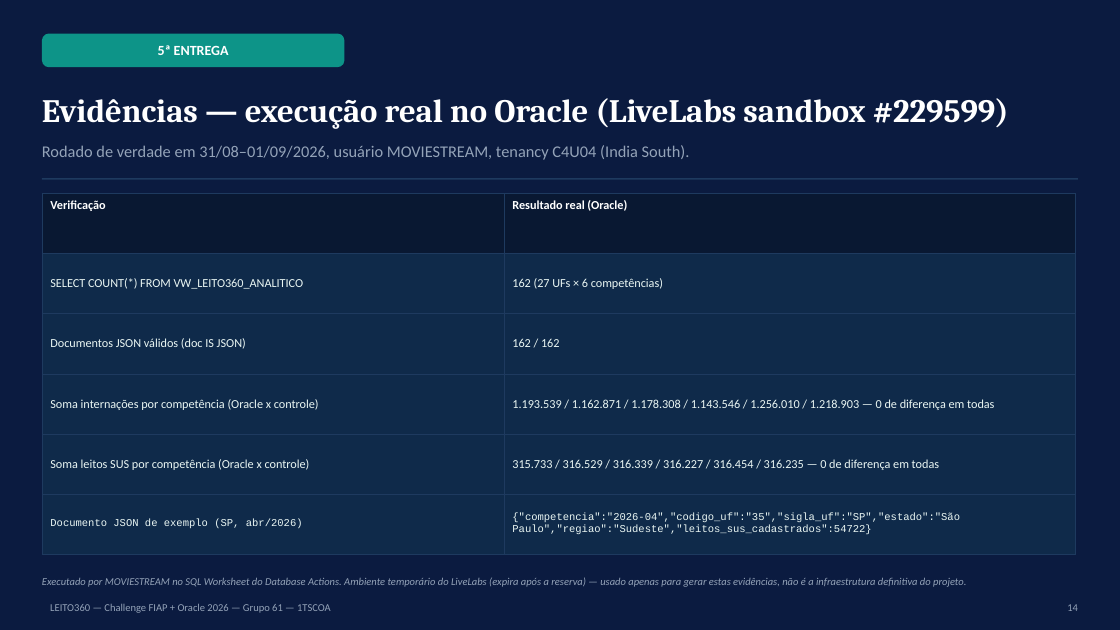
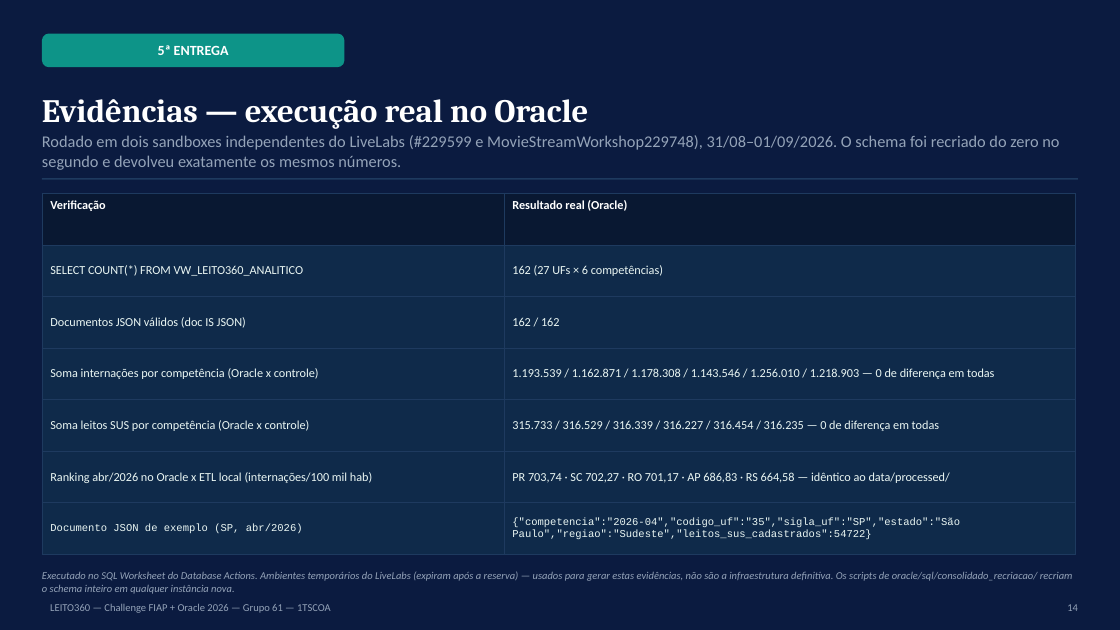
Before and after one commit to gabriellive1817-stack/Leito_360, a slide deck: slide 14 of EC_Sprint_2_1TSCOA_EvidenciasConstrucao_LEITO360_GRUPO61.pptx. Drawn at 1120x630 pixels with LibreOffice and Linux fonts; fonts in the diff are those of the drawing. Boxes give left, top, right and bottom in pixels: in the first picture for what was removed or moved away, otherwise in the second. Text is boxed around its words. In the diff, an @@ line names an element or a change of style, - is before the commit and + after.

```diff
--- a/EC_Sprint_2_1TSCOA_EvidenciasConstrucao_LEITO360_GRUPO61.pptx
+++ b/EC_Sprint_2_1TSCOA_EvidenciasConstrucao_LEITO360_GRUPO61.pptx
@@ text at [42, 99, 588, 129]: text changed @@
-Evidências — execução real no Oracle (LiveLabs sandbox #229599)
+Evidências — execução real no Oracle
@@ text at [42, 135, 1059, 170]: text changed @@
-Rodado de verdade em 31/08–01/09/2026, usuário MOVIESTREAM, tenancy C4U04 (India South).
+Rodado em dois sandboxes independentes do LiveLabs (#229599 e MovieStreamWorkshop229748), 31/08–01/09/2026. O schema foi recriado do zero no segundo e devolveu exatamente os mesmos números.
@@ table at [42, 193, 1075, 555] @@
+row 6: Ranking abr/2026 no Oracle x ETL local (internações/100 mil hab) | PR 703,74 · SC 702,27 · RO 701,17 · AP 686,83 · RS 664,58 — idêntico ao data/processed/
@@ text at [42, 571, 1073, 594]: text changed @@
-Executado por MOVIESTREAM no SQL Worksheet do Database Actions. Ambiente temporário do LiveLabs (expira após a reserva) — usado apenas para gerar estas evidências, não é a infraestrutura definitiva do projeto.
+Executado no SQL Worksheet do Database Actions. Ambientes temporários do LiveLabs (expiram após a reserva) — usados para gerar estas evidências, não são a infraestrutura definitiva. Os scripts de oracle/sql/consolidado_recriacao/ recriam o schema inteiro em qualquer instância nova.
```
Also in this commit, not shown: 4 other slides changed, 1 slide added, 1 slide removed, 12 other files.
